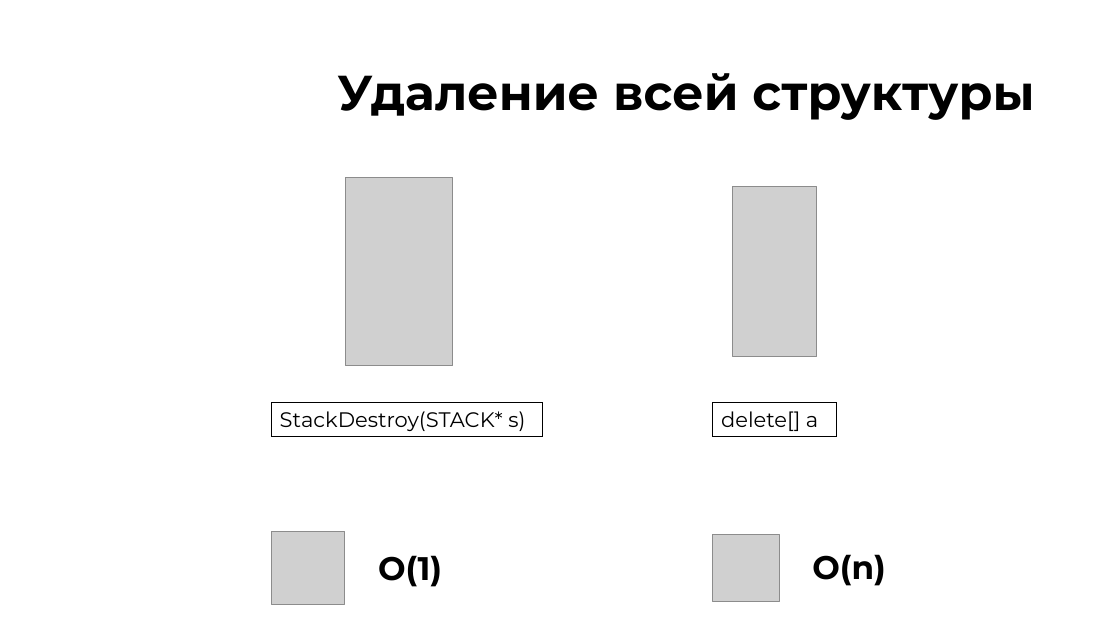
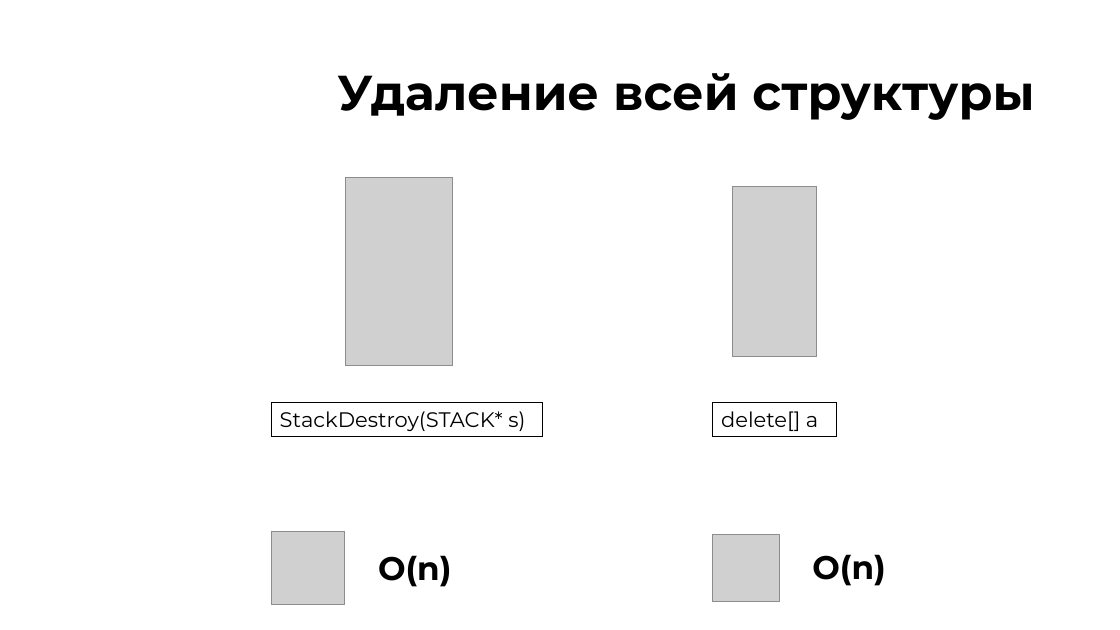
Before and after one commit to iCatOK/LabsMambFakhrTeam, a slide deck: slide 11 of SAOD_massive_stack2 (1).pptx. Drawn at 1120x630 pixels with LibreOffice and Linux fonts; fonts in the diff are those of the drawing; grey boxes stand for pictures; background and template pictures are left out. Boxes give left, top, right and bottom in pixels: in the first picture for what was removed or moved away, otherwise in the second. Text is boxed around its words. In the diff, an @@ line names an element or a change of style, - is before the commit and + after.

Commit message:
updated presentation

```diff
--- a/SAOD_massive_stack2 (1).pptx
+++ b/SAOD_massive_stack2 (1).pptx
@@ text at bbox=[378, 555, 451, 587]: text changed @@
-O(1)
+O(n)
```
